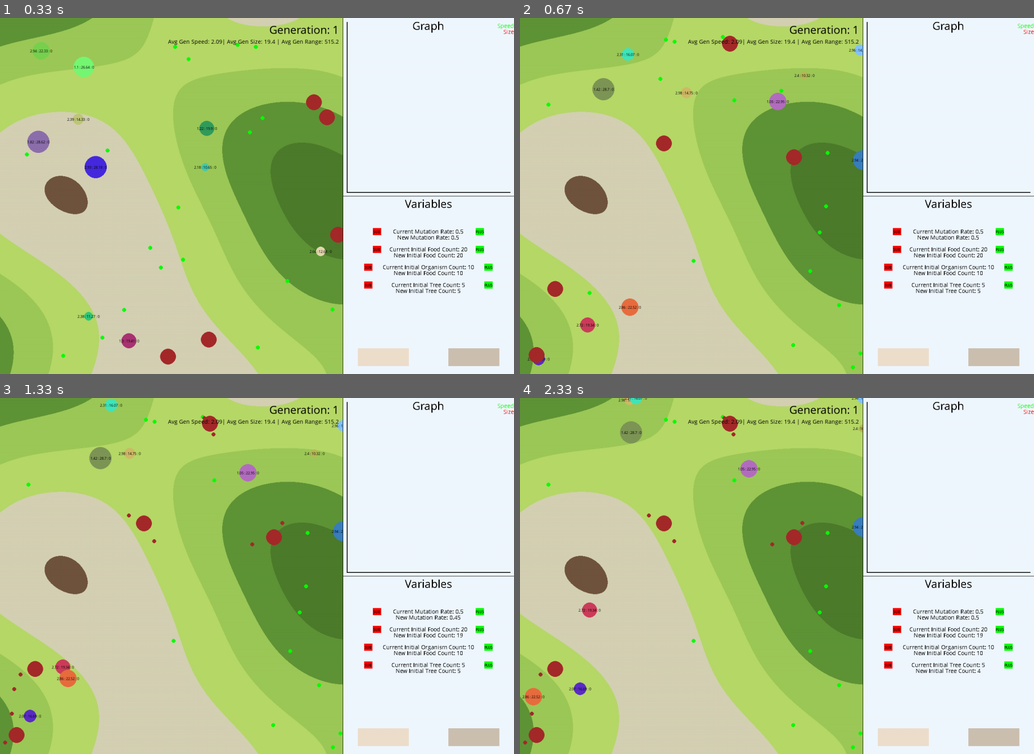
Above: before the commit, frames 1-4 (two rows, left to right).
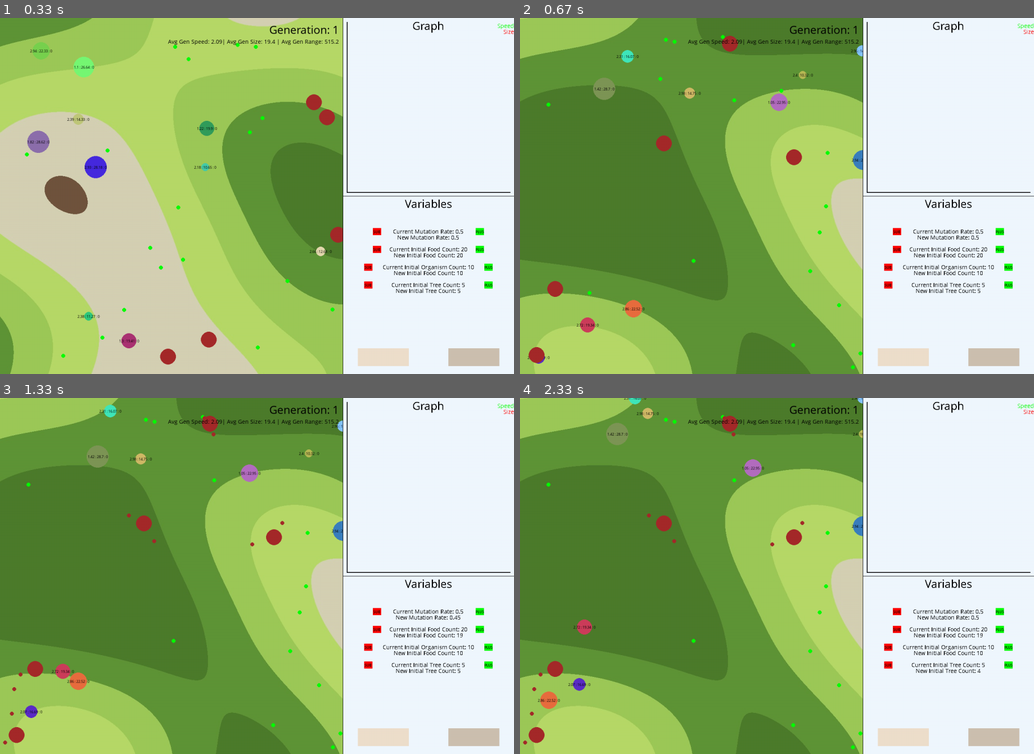
Above: after the commit, the same moments.

Repository: neil-phan/evolve
Game: pygame game, started from src/graphics.py
Two runs of this game, one before a commit and one after it. Both use one fixed random seed, a clock stepped at 60 frames per second and the inputs below.
Inputs (mouse positions are in pixels of both pictures, inside the frame that each line leads up to):
- Up to frame 1 (0.33 s): no input
- Up to frame 2 (0.67 s): press the mouse at (900, 356) at 0.37 s; move the mouse to (802, 220) at 0.47 s; release the mouse at (699, 85) at 0.6 s
- Up to frame 3 (1.33 s): click (375, 629) at 0.72 s; click "SUB" at 1.05 s
- Up to frame 4 (2.33 s): click "SUB" at 1.38 s; click "PLUS" at 2.22 s

Frame 1 is identical in both runs. In frame 2, 59% of the frame differs, in the area x 0-67%, y 0-100%; in frame 3, 59%; in frame 4, 59%.

Commit message:
random terrain on generate

Diff:
--- a/src/graphics.py
+++ b/src/graphics.py
@@ -1,4 +1,3 @@
-from attr import asdict
 import pygame
 from simple import organism, predator, food, tree
 from simple.terrain import simple_terrain
@@ -56,10 +55,6 @@
 HILL = (157, 201, 88)
 FOREST = (95, 149, 55)
 DARK_FOREST = (77, 124, 45)
-image_string = 'generated_terrains/terrain' + \
-    str(random.randrange(1, 13)) + '.jpg'
-im = Image.open(image_string)
-pix = im.load()
 
 # Environment variables
 FPS = 60
@@ -235,7 +230,7 @@
     return round(average_speed / count, 2), round(average_size / count, 2), round(average_range / count, 2)
 
 # Draw all the organisms, foods, trees, and statistics
-def draw(orgs, preds, foods, trees, generation_num, terrain):
+def draw(orgs, preds, foods, trees, generation_num, terrain, pix):
     surface = pygame.image.load(terrain)
     WINDOW.blit(surface, (0, 0))
     for org in orgs:
@@ -324,6 +319,12 @@
         return round(count - 0.05, 2)
     return count
 
+def random_terrain():
+    image_string = '../generated_terrains/terrain' + \
+        str(random.randrange(1, 13)) + '.jpg'
+    im = Image.open(image_string)
+    pix = im.load()
+    return image_string, pix
 
 # create game loop
 def main():
@@ -373,6 +374,9 @@
     speed, size, rng = make_graph(orgs)
     np.append(DATA, (speed, size, rng))
 
+    # RANDOM TERRAIN
+    image_string, pix = random_terrain()
+
     while running:
         org_num = len(orgs)
         clock.tick(FPS)  # Caps game frames at 60fps
@@ -408,6 +412,7 @@
                 tree_count = new_tree_count
                 orgs, foods, counter, generation_num, paused, trees = generate_simulation(
                     initial_org_count, mutation_rate, food_count, tree_count)
+                image_string, pix = random_terrain()
 
             if event.type == pygame.USEREVENT:
 
@@ -449,7 +454,7 @@
             counter = GEN_TIMER
 
         # Display all objects on screen
-        draw(orgs, preds, foods, trees, generation_num, image_string)
+        draw(orgs, preds, foods, trees, generation_num, image_string, pix)
 
         # MENU VARIABLES
         mutation_text_surface = SUB_FONT.render(
